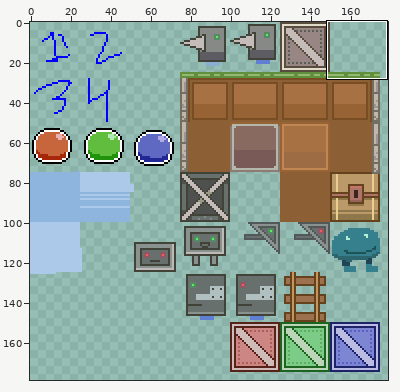
Sprite sheet: assets/graphics/tilesheet.png. Above: a wide view before the commit, with the close-up outlined.
Close-up. As it was:
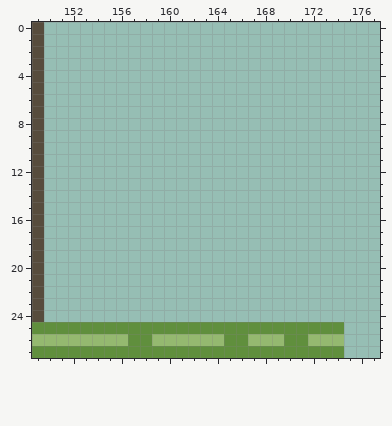
The file is 200x200 pixels. Colours within 5 levels of each other are drawn and written as one. Shown: x 149..177, y 0..27. The wide view leaves out empty margins.
Once edited:
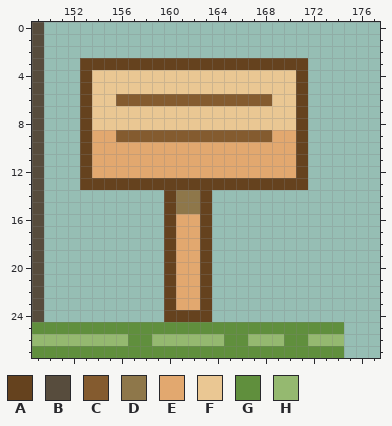
Palette (. is transparent): A #65421e  B #574c3d  C #845b2f  D #8e774a  E #e2a86f  F #eac793  G #608f3d  H #95b970
Edits made:
Changed rows in their new state; - is an unchanged pixel.
first column x 153:
 3 AAAAAAAAAAAAAAAAAAA
 4 AFFFFFFFFFFFFFFFFFA
 5 AFFFFFFFFFFFFFFFFFA
 6 AFFCCCCCCCCCCCCCFFA
 7 AFFFFFFFFFFFFFFFFFA
 8 AFFFFFFFFFFFFFFFFFA
 9 AEECCCCCCCCCCCCCEEA
10 AEEEEEEEEEEEEEEEEEA
11 AEEEEEEEEEEEEEEEEEA
12 AEEEEEEEEEEEEEEEEEA
13 AAAAAAAAAAAAAAAAAAA
14 -------ADDA--------
15 -------ADDA--------
16 -------AEEA--------
17 -------AEEA--------
18 -------AEEA--------
19 -------AEEA--------
20 -------AEEA--------
21 -------AEEA--------
22 -------AEEA--------
23 -------AEEA--------
24 -------AAAA--------
Where, in picture pixels (left, top, right, bottom), the same in both close-ups:
added: (80, 58, 308, 322)
